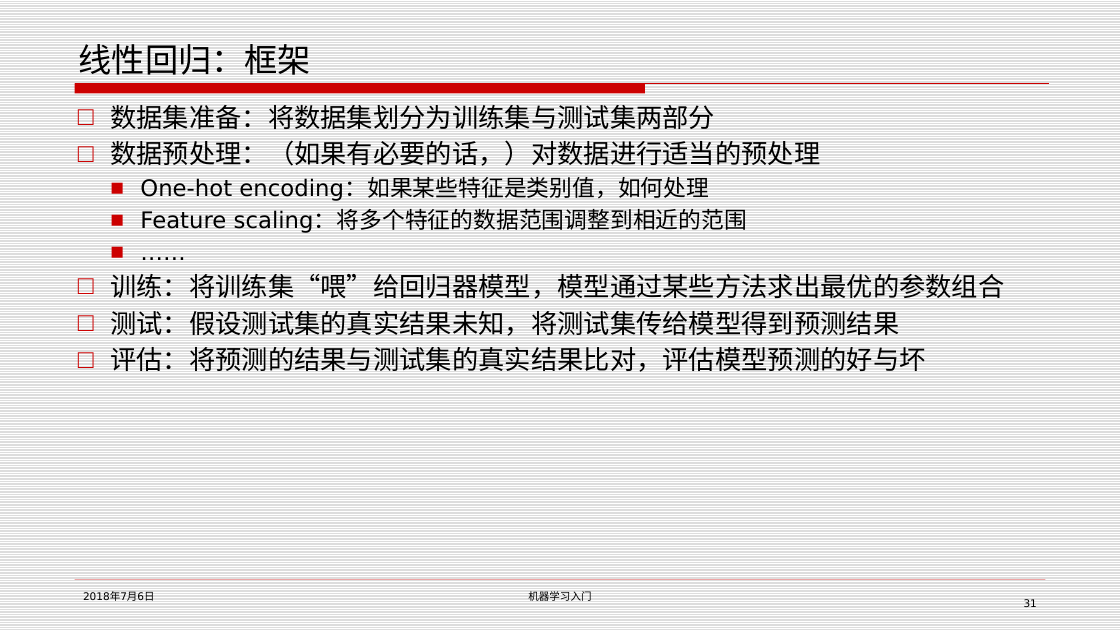
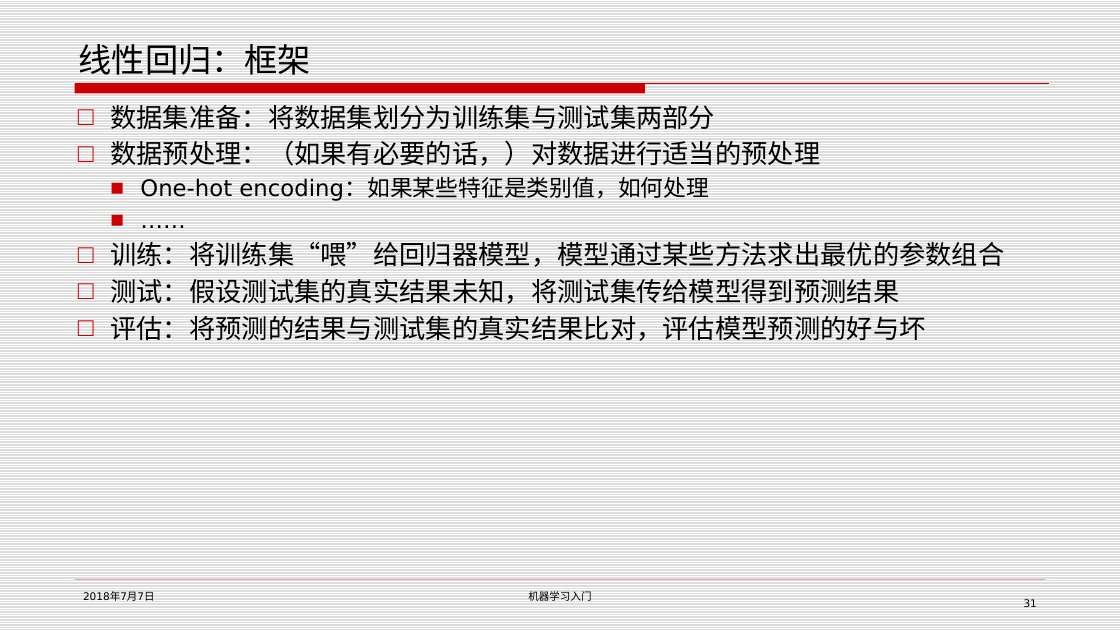
Before and after one commit to ztypl/MachineLearning, a slide deck: slide 31 of 机器学习入门.pptx. Drawn at 1120x630 pixels with LibreOffice and Linux fonts; fonts in the diff are those of the drawing; background and template pictures are left out. Boxes give left, top, right and bottom in pixels: in the first picture for what was removed or moved away, otherwise in the second. Text is boxed around its words. In the diff, an @@ line names an element or a change of style, - is before the commit and + after.

Commit message:
ppt update

```diff
--- a/机器学习入门.pptx
+++ b/机器学习入门.pptx
@@ text at [140, 209, 747, 233]: paragraph removed @@
-  ■ Feature scaling：将多个特征的数据范围调整到相近的范围
@@ text at [83, 592, 155, 601]: text changed @@
-2018年7月6日
+2018年7月7日
```
Also in this commit, not shown: 30 other slides changed, 4 slides added, 11 other files.
